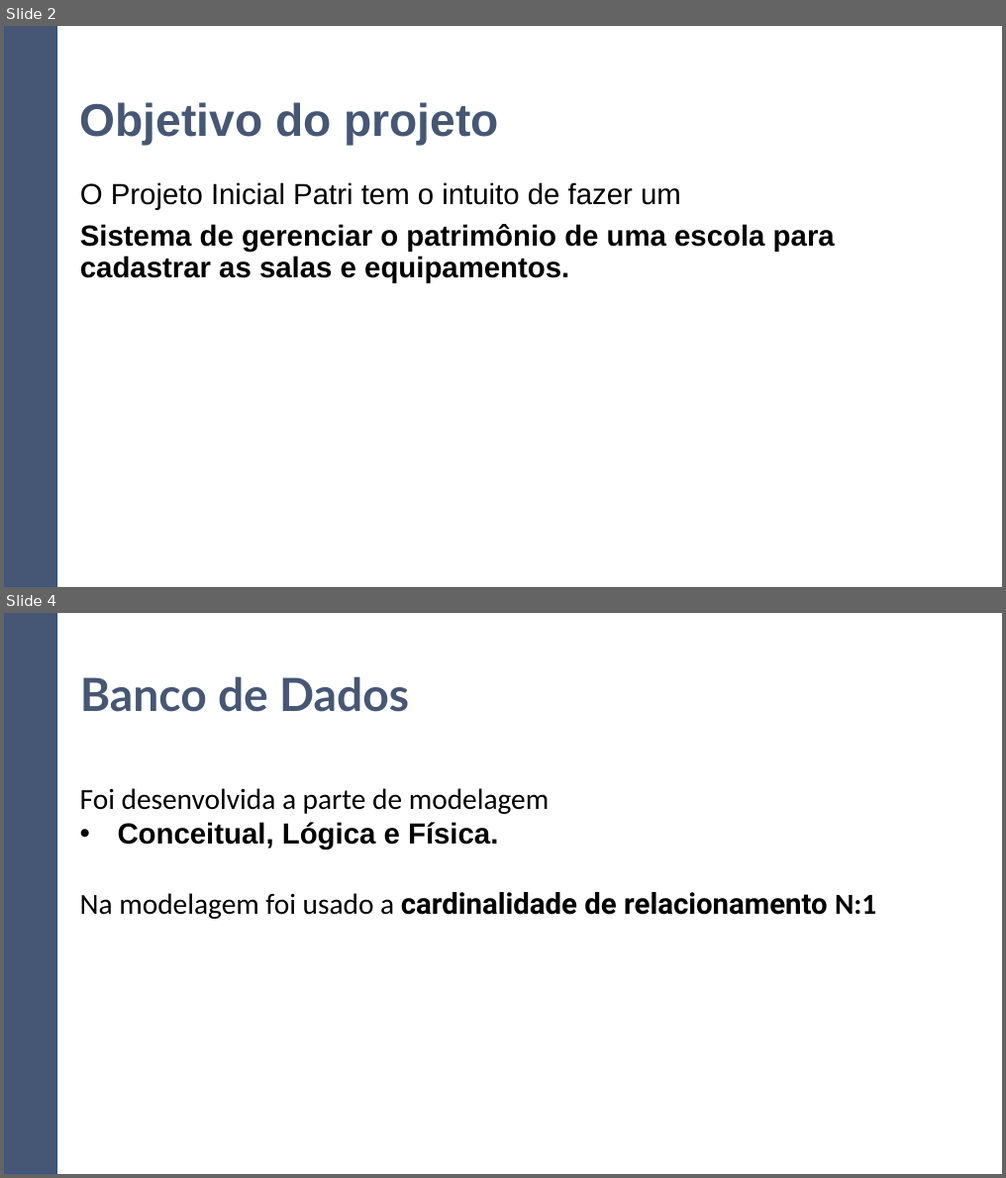
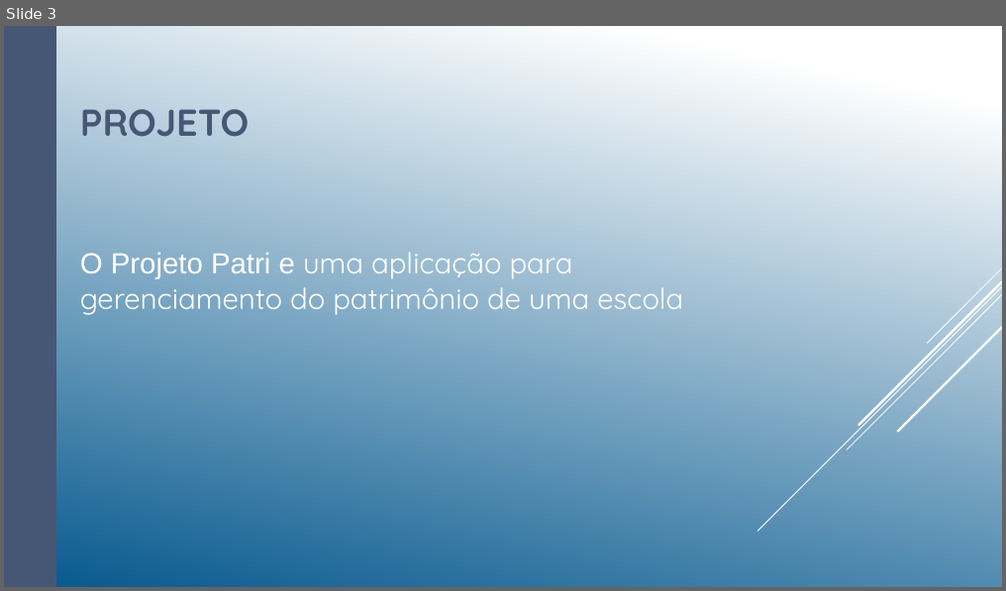
Before and after one commit to mateusrodsilva/Projeto_Inicial-3T, a slide deck: Apresentação Grupo 4 -Projeto Inicial Patri.pptx. Shown one above the other, each under a label of ours: slides 2 and 4 before the commit, slide 3 after it; the slides between them are not shown. The pictures are 1006x1178 and 1006x591 pixels, drawn with LibreOffice and Linux fonts; fonts in the diff are those of the drawing. Boxes give left, top, right and bottom in pixels: in the first picture for what was removed or moved away, otherwise in the second. Text is boxed around its words. In the diff, an @@ line names an element or a change of style, - is before the commit and + after.

```diff
--- a/Apresentação Grupo 4 -Projeto Inicial Patri.pptx
+++ b/Apresentação Grupo 4 -Projeto Inicial Patri.pptx
@@ slide 4 removed at (4,613,1002,1174), background #FFFFFF @@
@@ rectangle removed at (4,613,56,1174) @@
@@ title removed at (80,676,409,712) @@
-Banco de Dados
@@ text removed at (80,788,876,919) @@
-Foi desenvolvida a parte de modelagem
-• Conceitual, Lógica e Física.
-Na modelagem foi usado a cardinalidade de relacionamento N:1
@@ what was slide 2 is now slide 3 @@
@@ slide 3 changed as well @@
@@ background #FFFFFF to gradient #FFFFFF to #06588E @@
@@ rectangle at (4,26,56,587): outline #325491 1 pt to none @@
@@ title at (80,109,250,137): text changed; size 44 to 36 pt; font Arial to Quicksand @@
-Objetivo do projeto
+PROJETO
@@ text "O Projeto Patri e uma ..." at (80,252,683,315): vertical alignment top to middle @@
@@ text at (80,252,683,315): text changed; font Arial to Quicksand; text colour #000000 to #FFFFFF; bold off @@
-O Projeto Inicial Patri tem o intuito de fazer um
-Sistema de gerenciar o patrimônio de uma escola para cadastrar as salas e equipamentos.
+O Projeto Patri e uma aplicação para gerenciamento do patrimônio de uma escola
@@ group added at (757,269,1002,531): 5 lines @@
```
Also in this commit, not shown: 3 other slides changed, 3 slides added, 2 other slides removed.
